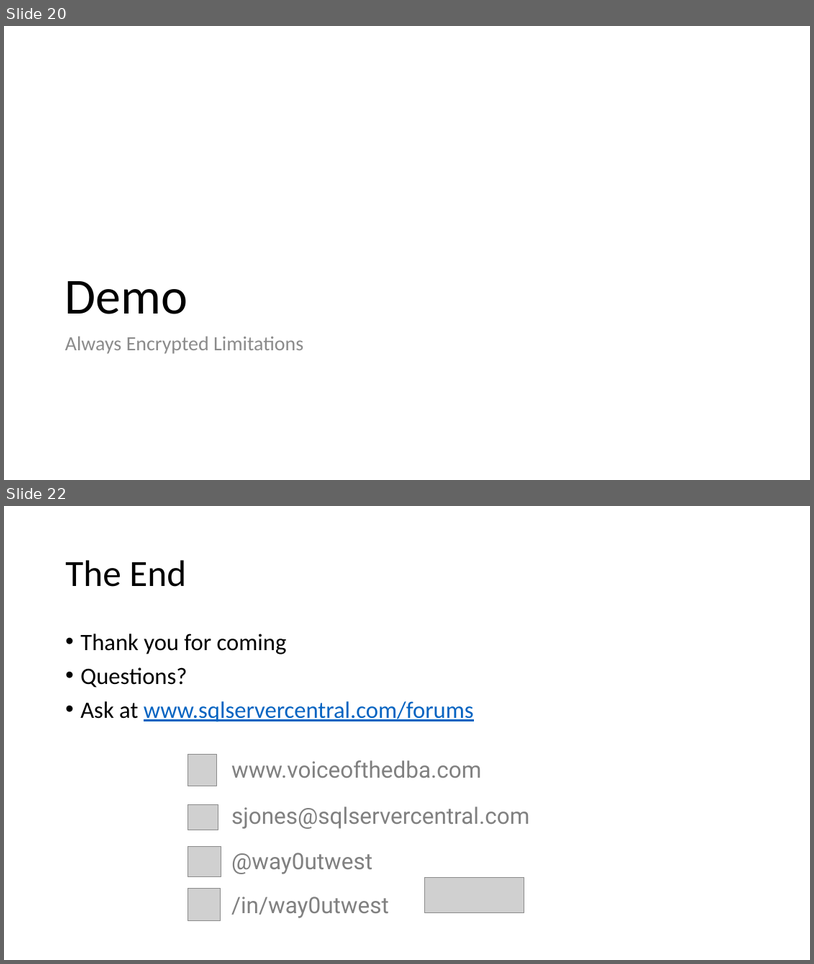
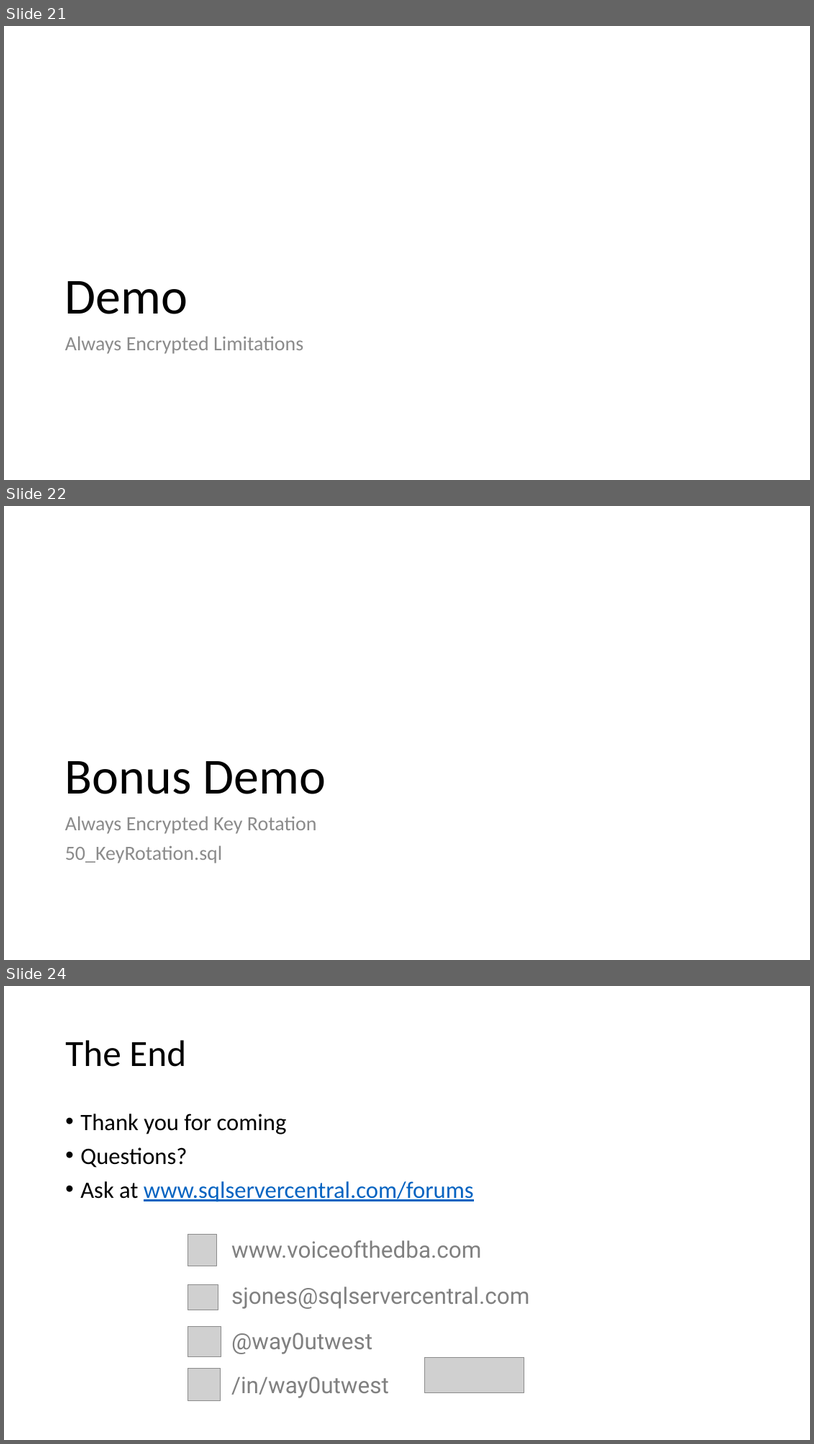
Before and after one commit to way0utwest/EndtoEndAlwaysEncrypted, a slide deck: EndtoEndAlwaysEncrypted.pptx. Shown one above the other, each under a label of ours: slides 20 and 22 before the commit, slides 21, 22 and 24 after it; the slides between them are not shown. The pictures are 814x964 and 814x1444 pixels, drawn with LibreOffice and Linux fonts; fonts in the diff are those of the drawing; grey boxes stand for pictures. Boxes give left, top, right and bottom in pixels: in the first picture for what was removed or moved away, otherwise in the second. Text is boxed around its words. In the diff, an @@ line names an element or a change of style, - is before the commit and + after.

```diff
--- a/EndtoEndAlwaysEncrypted.pptx
+++ b/EndtoEndAlwaysEncrypted.pptx
@@ slide 22 added at [4, 506, 810, 960], background #FFFFFF @@
@@ title added at [65, 761, 326, 794], 60 pt, text #000000 @@
+Bonus Demo
@@ text added at [65, 816, 317, 863], 24 pt, text #8C8C8C @@
+Always Encrypted Key Rotation
+50_KeyRotation.sql
@@ what was slide 20 is now slide 21 @@
@@ what was slide 22 is now slide 24 @@
```
Also in this commit, not shown: 2 slides changed, 1 other slide added, 11 other files.
